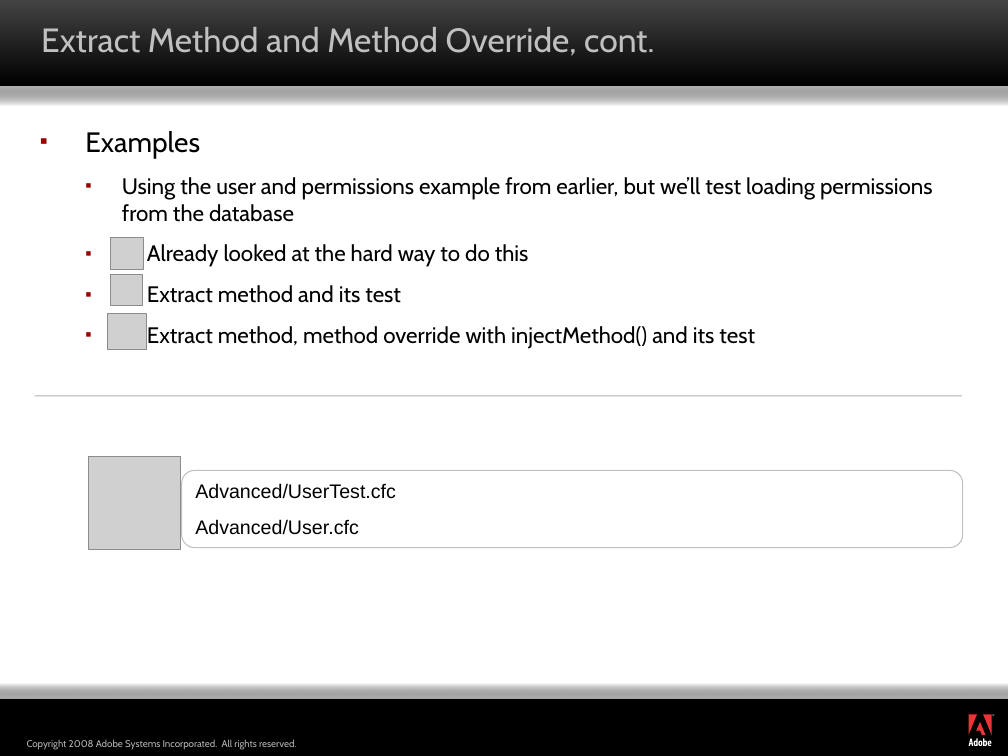
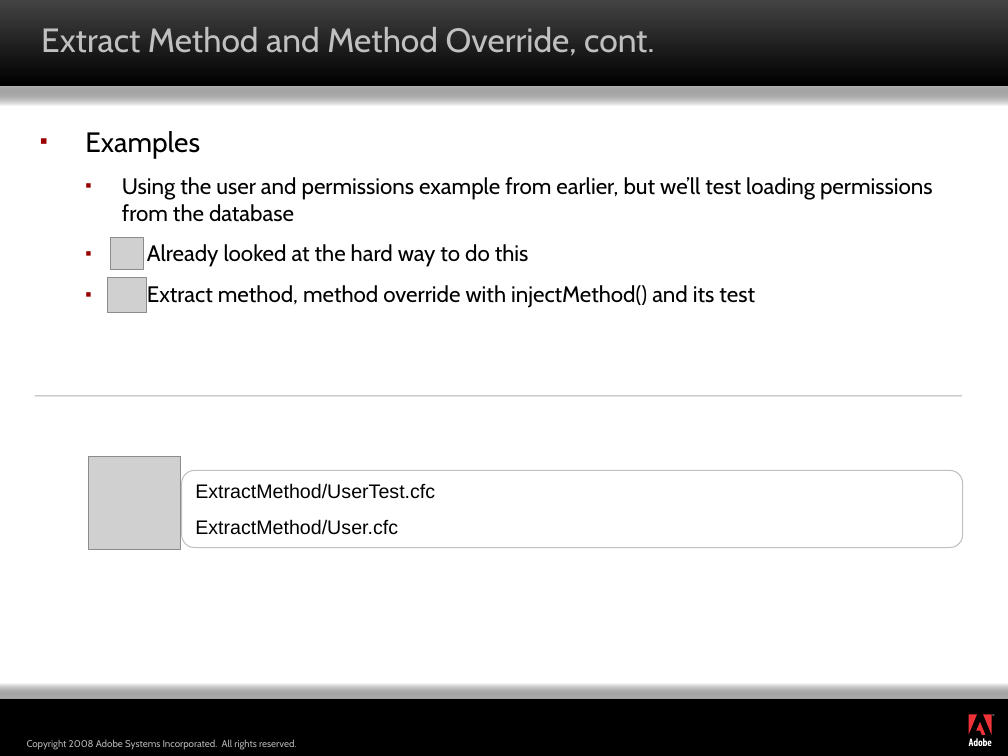
Before and after one commit to marcesher/mxunit-cfmeetups, a slide deck: slide 13 of max08/Marc_Esher_Bill_Shelton_AdvancedPatternsForColdfusionTestAutomation_draft2.ppt. Drawn at 1008x756 pixels with LibreOffice and Linux fonts; fonts in the diff are those of the drawing; grey boxes stand for pictures; background and template pictures are left out. Boxes give left, top, right and bottom in pixels: in the first picture for what was removed or moved away, otherwise in the second. Text is boxed around its words. In the diff, an @@ line names an element or a change of style, - is before the commit and + after.

```diff
--- a/max08/Marc_Esher_Bill_Shelton_AdvancedPatternsForColdfusionTestAutomation_draft2.ppt
+++ b/max08/Marc_Esher_Bill_Shelton_AdvancedPatternsForColdfusionTestAutomation_draft2.ppt
@@ picture: place and size @@
-picture at bbox=[111, 274, 142, 305]
+picture at bbox=[108, 277, 146, 312]
@@ text at bbox=[147, 285, 401, 303]: paragraph removed @@
-  ▪ Extract method and its test
@@ picture removed at bbox=[108, 313, 146, 349] @@
@@ text in rounded rectangle at bbox=[195, 483, 435, 535]: text changed @@
-Advanced/UserTest.cfc
-Advanced/User.cfc
+ExtractMethod/UserTest.cfc
+ExtractMethod/User.cfc
```
Also in this commit, not shown: 2 other slides changed, 14 other files.
